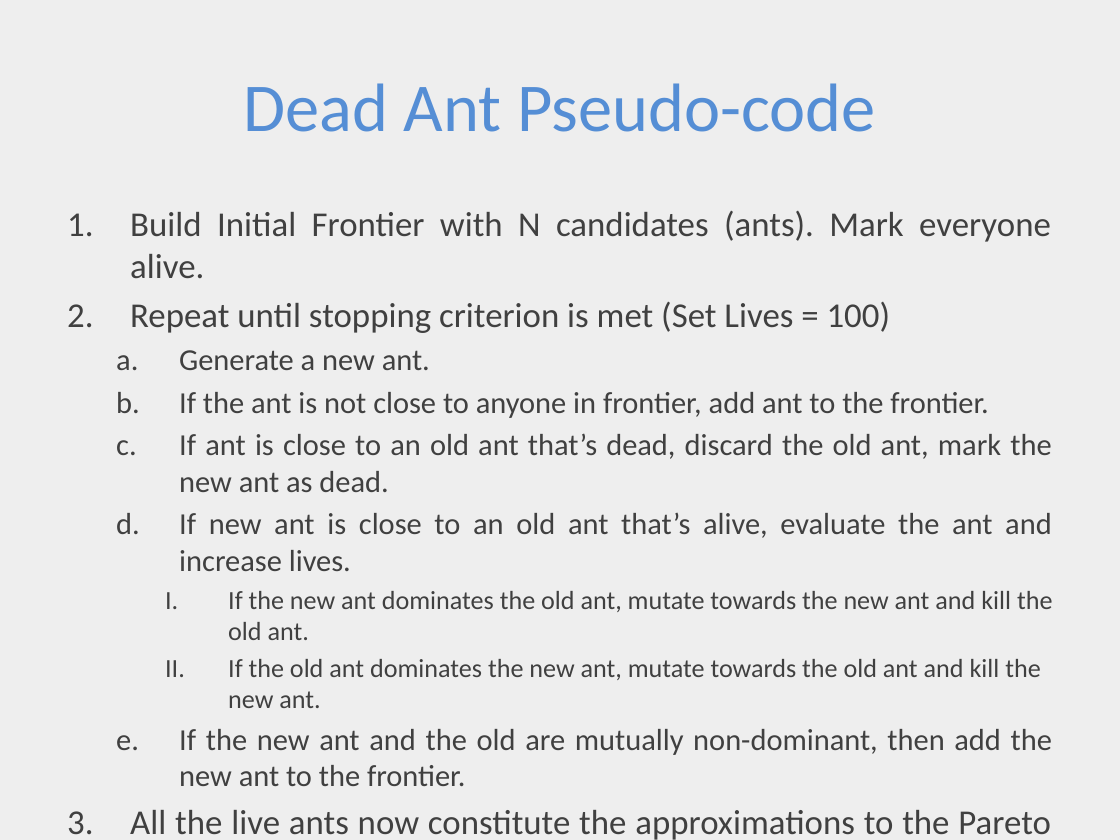
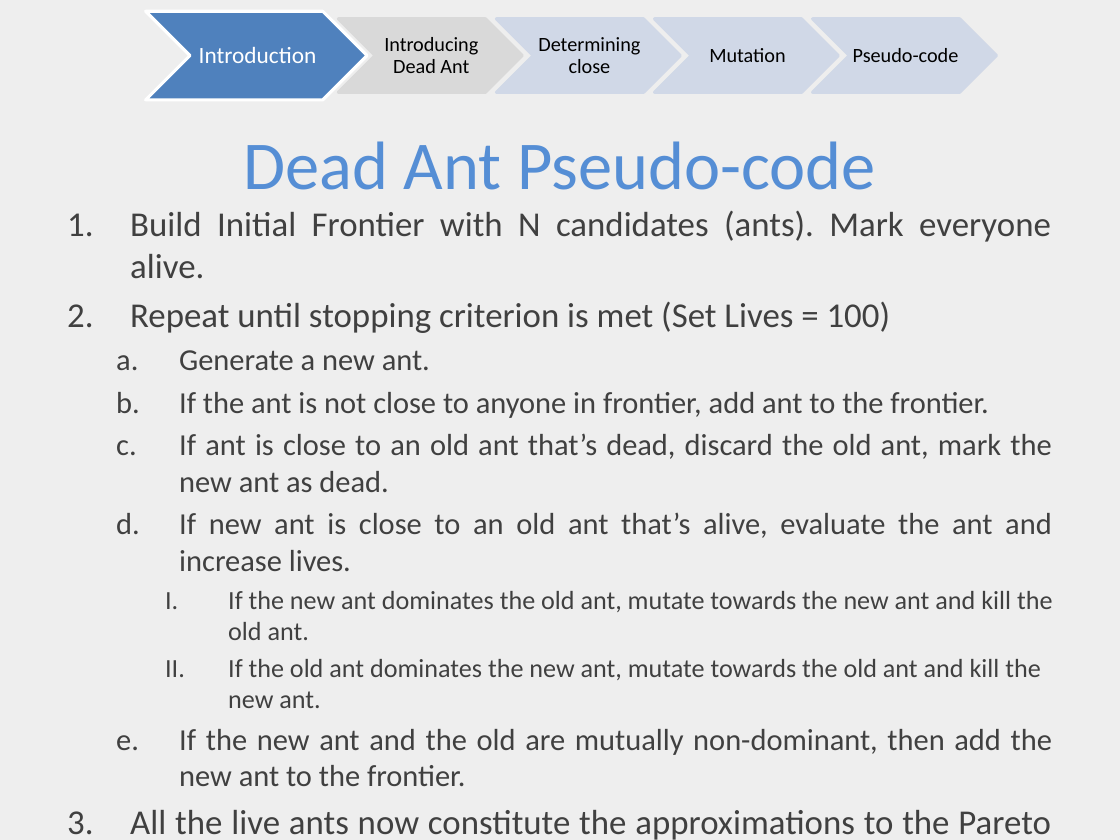
Before and after one commit to ai-se/Rahul, a slide deck: slide 6 of DEADANT/deadAnt.pptx. Drawn at 1120x840 pixels with LibreOffice and Linux fonts; fonts in the diff are those of the drawing. Boxes give left, top, right and bottom in pixels: in the first picture for what was removed or moved away, otherwise in the second. Text is boxed around its words. In the diff, an @@ line names an element or a change of style, - is before the commit and + after.

```diff
--- a/DEADANT/deadAnt.pptx
+++ b/DEADANT/deadAnt.pptx
@@ chevron added at box(146, 11, 367, 100), fill #4F81BD, outline #FFFFFF 2 pt @@
@@ chevron added at box(338, 19, 522, 93), fill #D9D9D9, outline #D9D9D9 2 pt @@
@@ rectangle added at box(375, 19, 485, 93), fill #D9D9D9, outline #D9D9D9 0.75 pt, 13 pt, text #000000 @@
+Introducing Dead Ant
@@ chevron added at box(496, 19, 680, 93), fill #D0D8E8 at 90% opacity, outline #D0D8E8 2 pt @@
@@ chevron added at box(654, 19, 838, 93), fill #D0D8E8 at 90% opacity, outline #D0D8E8 2 pt @@
@@ chevron added at box(813, 19, 997, 93), fill #D0D8E8 at 90% opacity, outline #D0D8E8 2 pt @@
@@ text added at box(199, 47, 317, 63), 15 pt, text #FFFFFF @@
+Introduction
@@ text added at box(538, 37, 640, 73), 13 pt, text #000000 @@
+Determining close
@@ text added at box(709, 48, 785, 62), 13 pt, text #000000 @@
+Mutation
@@ text added at box(853, 48, 959, 62), 13 pt, text #000000 @@
+Pseudo-code
@@ title "Dead Ant Pseudo-code": place and size @@
-title "Dead Ant Pseudo-code" at box(244, 83, 875, 132)
+title "Dead Ant Pseudo-code" at box(244, 141, 875, 190)
```
Also in this commit, not shown: 4 other slides changed.
